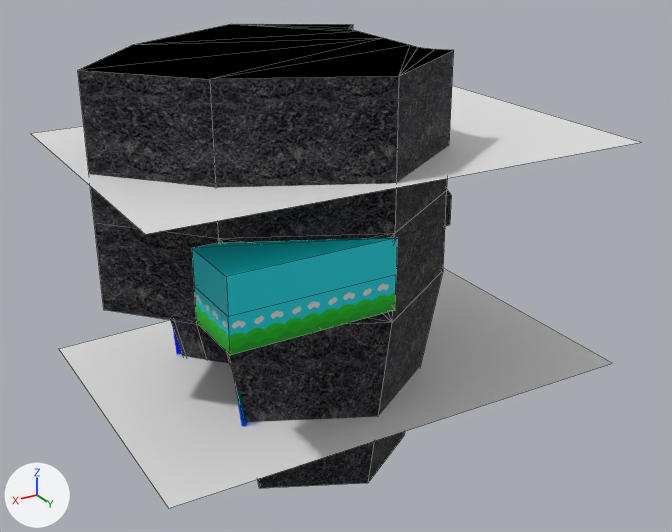
The Blender file Assets/World/C9L2/raw/C9L2.blend: old version first, new version second.
Camera for both pictures: a 50 mm camera at (104.2, 137.5, 64.8) aimed at (22.7, 1.7, -3.1). Arrows for +X, +Y and +Z are at lower left; the lights stay in place. Mesh edges are drawn as thin lines.

Objects in the first picture: 'C9L2_2', 'C9L2_3', 'Fog_C9L2_Bottom', 'Fog_C9L2_Top'.
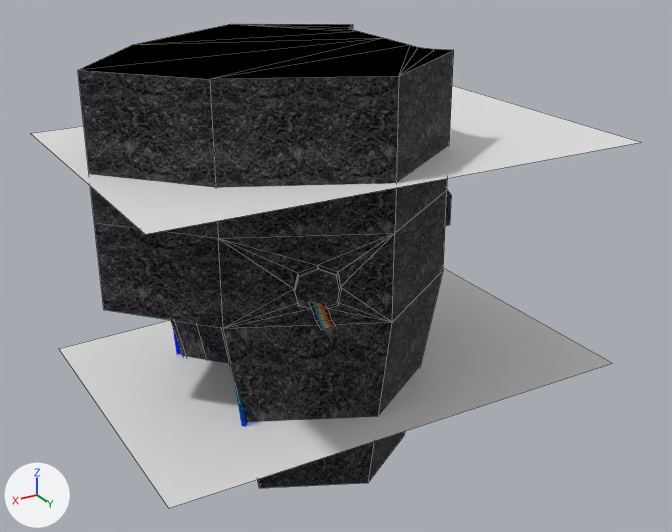
Where the change shows, as pixel boxes [x1, y1, x2, y2] in the pictures (672 x 532 px):
```json
{"object": "C9L2_3", "change": "deleted", "before": [192, 238, 397, 355], "on screen": "cyan", "faces in mat_uv_wallpaper_sky (picture img_tx_wallpaper_sky_png)": [192, 238, 397, 317], "faces in mat_uv_wallpaper_hills (picture img_tx_wallpaper_hills_png)": [194, 275, 396, 355]}
{"object": "Liminal_HolePlug", "change": "added", "after": [294, 268, 340, 307], "on screen": "black"}
```

Scene script edits in JSON lines:
```json
{"op": "add", "block": "me_plane_004_1", "code": ["me_plane_004_1 = bpy.data.meshes.new('Plane.004')", "me_plane_004_1.from_pydata(...)  # 16 vertices, 10 faces; spans x -5.16..2.08, y 0.13..1.37, z -4.5..2.64", "me_plane_004_1.polygons.foreach_set('use_smooth', [True] * 10)", "me_plane_004_1.materials.append(mat_uv_basalt)  # picture img_tx_basalt_png_002"]}
{"op": "remove", "block": "ob_c9l2_3", "code": ["ob_c9l2_3 = bpy.data.objects.new('C9L2_3', me_plane_005)", "ob_c9l2_3.location = (38.0, 0.0, -2.0)"]}
{"op": "add", "block": "ob_liminal_holeplug", "code": ["ob_liminal_holeplug = bpy.data.objects.new('Liminal_HolePlug', me_plane_004_1)", "ob_liminal_holeplug.location = (40.1, 22.0, 5.7)", "ob_liminal_holeplug.rotation_euler = (0.0, 0.0, -0.463)  # degrees (0, 0, -27)"]}
```
